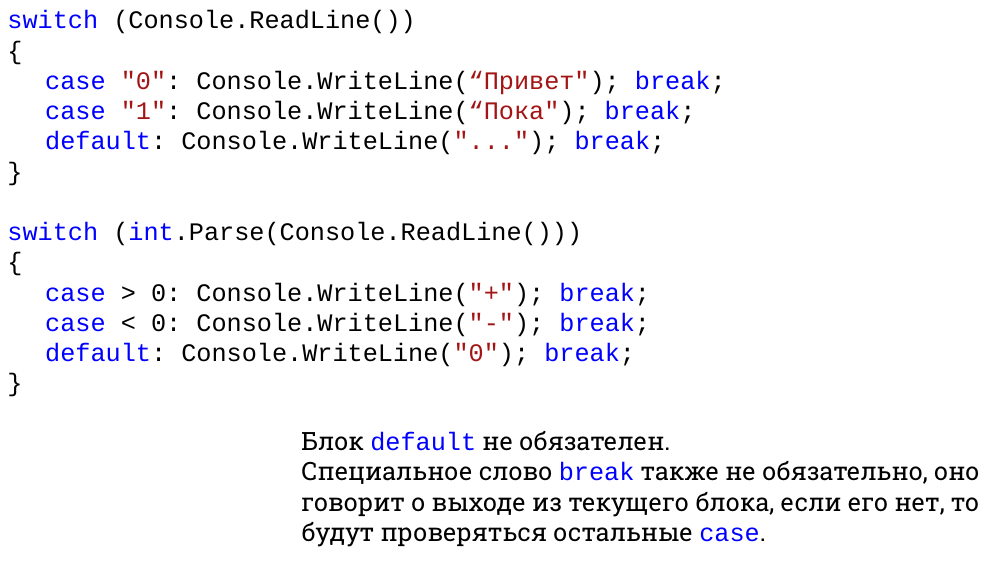
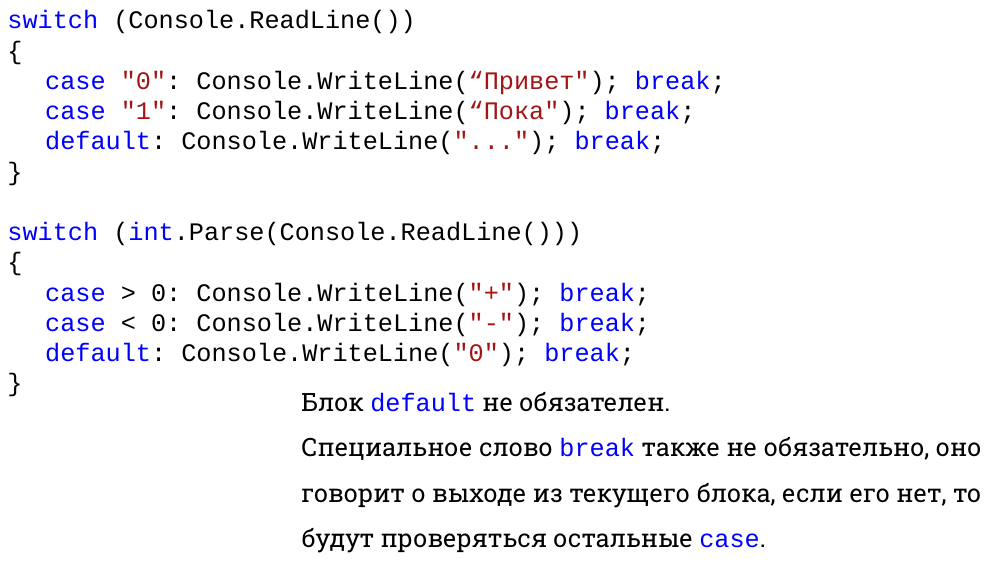
Before and after one commit to DaniilKlyukin/ITiP-1, a slide deck: slide 14 of Лекции/ИТиП лек 2 (лр 2, практическая 1).pptx. Drawn at 1008x567 pixels with LibreOffice and Linux fonts; fonts in the diff are those of the drawing. Boxes give left, top, right and bottom in pixels: in the first picture for what was removed or moved away, otherwise in the second. Text is boxed around its words. In the diff, an @@ line names an element or a change of style, - is before the commit and + after.

```diff
--- a/Лекции/ИТиП лек 2 (лр 2, практическая 1).pptx
+++ b/Лекции/ИТиП лек 2 (лр 2, практическая 1).pptx
@@ text "Блок default не обязателен." moved from (x1=301, y1=431, x2=979, y2=547) to (x1=301, y1=392, x2=981, y2=553) @@
@@ text "Блок default не обязателен." at (x1=301, y1=392, x2=981, y2=553): alignment left to justified; line spacing 1 to 1.5 @@
```
Also in this commit, not shown: 13 other slides changed, 3 other files.
